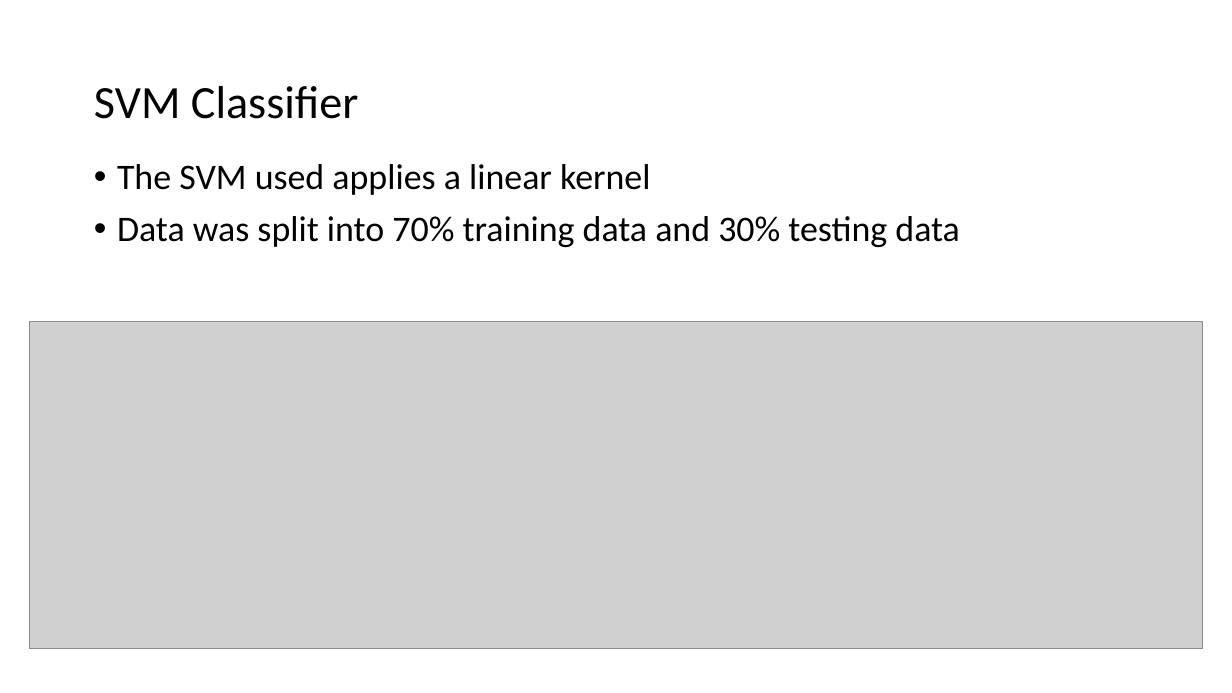
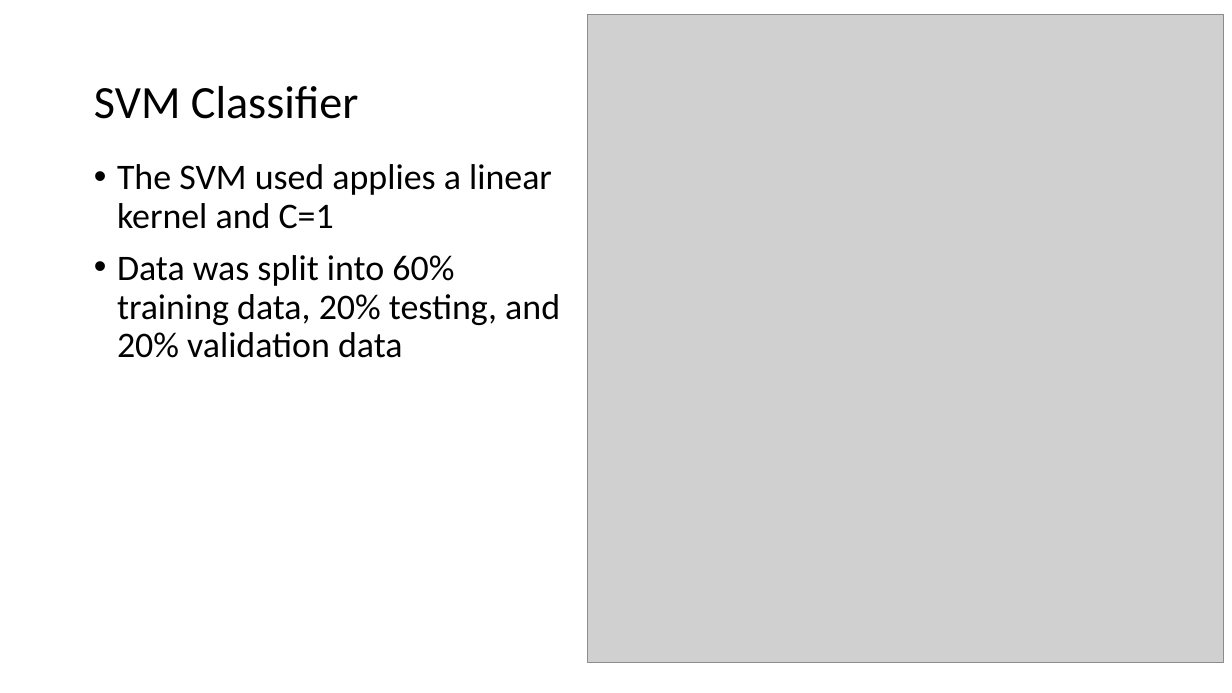
Before and after one commit to bjarreau/ML4MI, a slide deck: slide 18 of Project (1).pptx (slide 17 before the commit). Drawn at 1232x693 pixels with LibreOffice and Linux fonts; fonts in the diff are those of the drawing; grey boxes stand for pictures. Boxes give left, top, right and bottom in pixels: in the first picture for what was removed or moved away, otherwise in the second. Text is boxed around its words. In the diff, an @@ line names an element or a change of style, - is before the commit and + after.

```diff
--- a/Project (1).pptx
+++ b/Project (1).pptx
@@ picture added at (588,14,1224,663) @@
@@ text at (117,164,560,358): text changed @@
-• The SVM used applies a linear kernel
-• Data was split into 70% training data and 30% testing data
+• The SVM used applies a linear kernel and C=1
+• Data was split into 60% training data, 20% testing, and 20% validation data
@@ picture removed at (29,322,1203,649) @@
```
Also in this commit, not shown: 4 other slides changed, 1 slide added, 5 other files.
